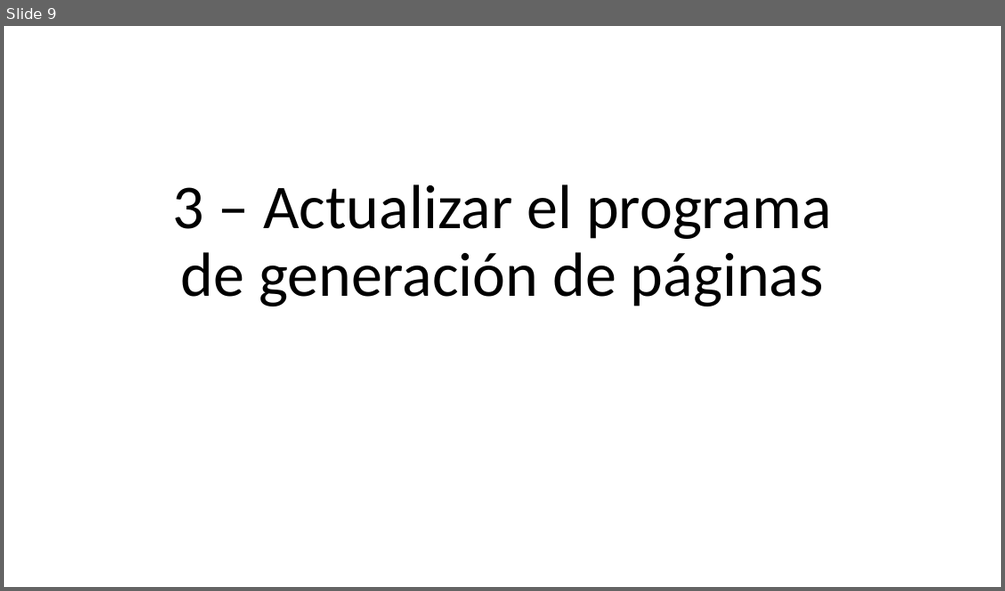
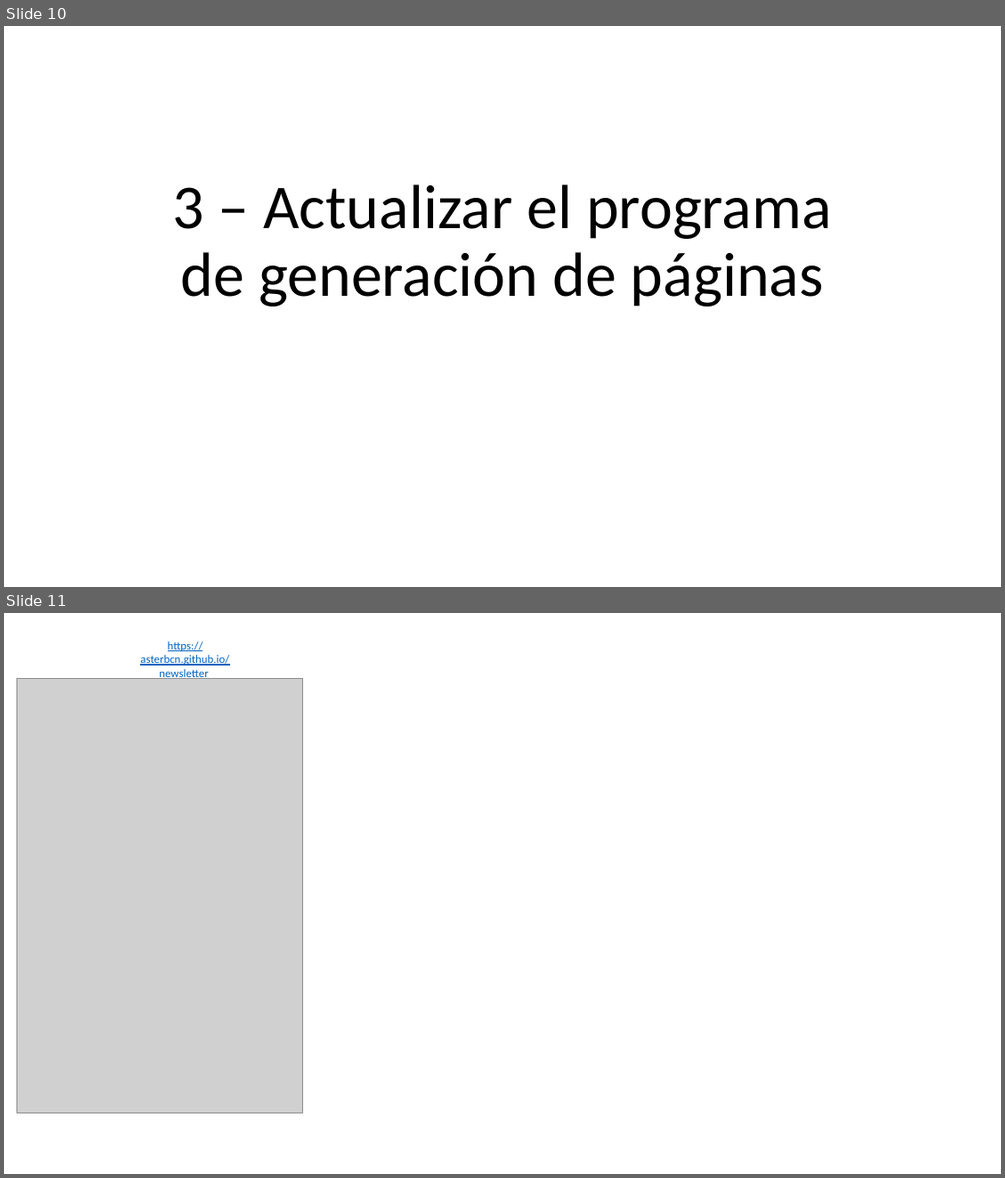
Before and after one commit to AsterBCN/newsletter, a slide deck: Documents/Newsletter.pptx. Shown one above the other, each under a label of ours: slide 9 before the commit, slides 10 and 11 after it. The pictures are 1005x591 and 1005x1178 pixels, drawn with LibreOffice and Linux fonts; fonts in the diff are those of the drawing; grey boxes stand for pictures. Boxes give left, top, right and bottom in pixels: in the first picture for what was removed or moved away, otherwise in the second. Text is boxed around its words. In the diff, an @@ line names an element or a change of style, - is before the commit and + after.

Commit message:
newsletter

```diff
--- a/Documents/Newsletter.pptx
+++ b/Documents/Newsletter.pptx
@@ slide 11 added at (x1=4, y1=613, x2=1001, y2=1174), background #FFFFFF @@
@@ text added at (x1=140, y1=641, x2=229, y2=681), 11 pt, text #0563C1, underline @@
+https://asterbcn.github.io/newsletter
@@ picture added at (x1=16, y1=679, x2=302, y2=1112) @@
@@ what was slide 9 is now slide 10 @@
```
Also in this commit, not shown: 3 slides changed, 2 other slides added, 1 slide removed, 1 other file.
